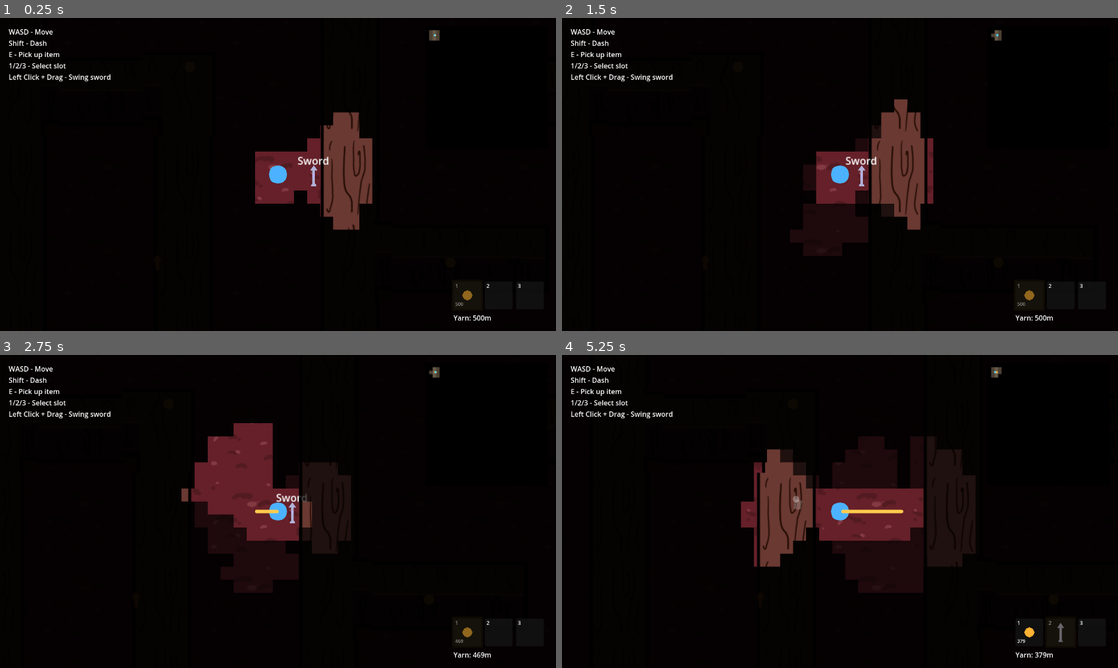
Above: before the commit, frames 1-4 (two rows, left to right).
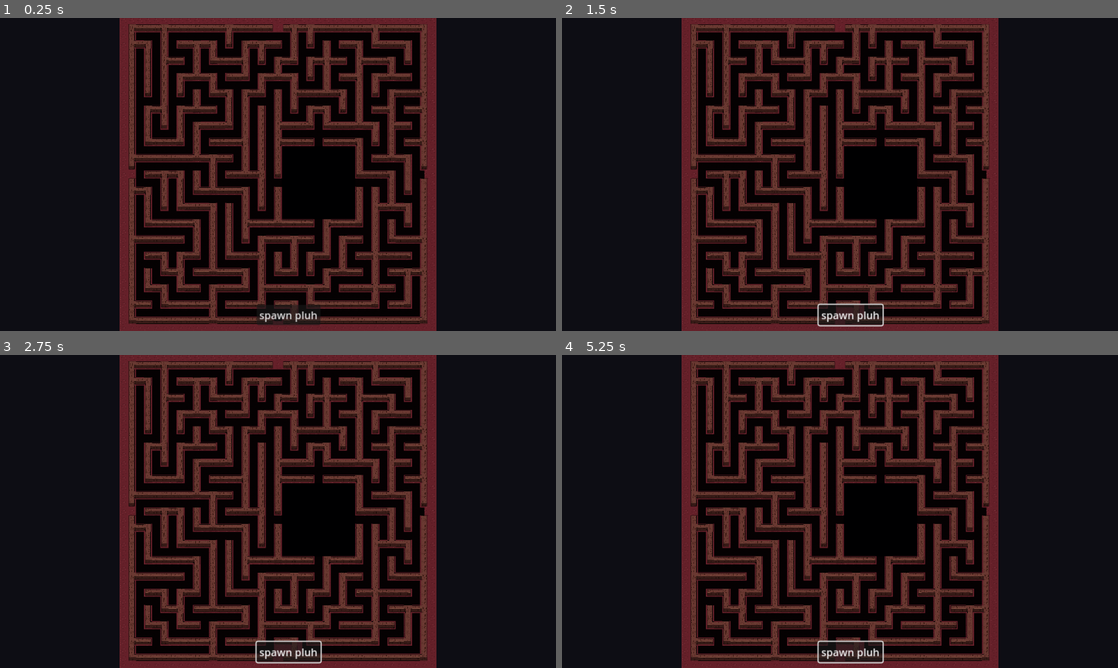
Above: after the commit, the same moments.

Repository: andye132/minos
Game: Godot game, scene res://scenes/puppetertesting.tscn
Two runs of this game, one before a commit and one after it. Both use one fixed random seed, a clock stepped at 60 frames per second and the inputs below. Before the commit the project starts from res://scenes/main.tscn.
Inputs (mouse positions are in pixels of both pictures, inside the frame that each line leads up to):
- Up to frame 1 (0.25 s): no input
- Up to frame 2 (1.5 s): click (851, 315) at 0.5 s, where only the run after the commit has a clickable "spawn pluh"; tap Enter at 1.25 s; move the mouse to (962, 158) at 1.27 s; press the mouse at (962, 158) at 1.28 s; hold D (move_right) from 1.28 s (still down)
- Up to frame 3 (2.75 s): release D (move_right) at 2 s; release the mouse at (400, 495) at 2 s; tap Space at 2 s; drag from (166, 527) to (166, 405) at 2.02 s
- Up to frame 4 (5.25 s): tap Enter at 2.75, 4.25 s; move the mouse to (895, 442) at 2.77 s; hold D (move_right) 2.78-3.5 s; tap E (interact) at 2.85 s; tap Space at 3.5 s; drag from (812, 574) to (728, 405) at 3.52 s; move the mouse to (1006, 558) at 4.27 s; hold A (move_left) 4.28-5 s; tap 2 (slot_2) at 4.35 s; drag from (673, 464) to (1051, 599) at 5.02 s

The runs differ from the first frame. In frame 1, 35% of the frame differs, in the area x 1-94%, y 0-100%; in frame 2, 36%; in frame 3, 37%; in frame 4, 38%.

Commit message:
Added puppetmaster fog of war TO USE: Run puppeteer testing scene

Diff:
--- a/project.godot
+++ b/project.godot
@@ -11,7 +11,7 @@
 [application]
 
 config/name="Maze Chase"
-run/main_scene="uid://bvn6nj66v4vsm"
+run/main_scene="uid://b2e6rinxur3pg"
 config/features=PackedStringArray("4.5", "Forward Plus")
 
 [autoload]
--- a/scenes/enemy.gd
+++ b/scenes/enemy.gd
@@ -5,6 +5,7 @@
 @export var pause_time := 1.0
 @export var stuck_time := 5.0
 @export var stuck_threshold := 2.0
+@export var vision_radius := 200.0  # how far this minion can see (for fog of war)
 
 @export var navigation_region_path: NodePath
 
@@ -85,3 +86,8 @@
 
 	agent.target_position = candidate
 	# Optional debug: print("Roaming target:", candidate)
+
+
+# Vision API for fog of war
+func get_vision_radius() -> float:
+	return vision_radius
--- a/scenes/puppeter.gd
+++ b/scenes/puppeter.gd
@@ -1,12 +1,34 @@
 extends Node2D
 
+const PuppeteerFogOfWarScript = preload("res://scripts/puppeteer_fog_of_war.gd")
+
 @onready var enemy_scene := preload("res://scenes/enemy.tscn")
-@onready var nav_region := get_parent().get_node("NavigationRegion2D")
-@onready var spawn_button := $CanvasLayer/VBoxContainer/SpawnEnemy  # adjust path to your button
+@onready var spawn_button := $CanvasLayer/VBoxContainer/SpawnEnemy
+@onready var camera := $Camera2D
+
+var nav_region: NavigationRegion2D
+var maze_ref: MazeGen
+var fog_of_war: PuppeteerFogOfWar
+
+# Tile size settings (should match maze)
+var base_tile_size: float = 160.0
+var world_scale: float = 0.8
+
 
 func _ready():
+	# Get references after node is in tree
+	nav_region = get_parent().get_node_or_null("NavigationRegion2D")
+	if nav_region:
+		maze_ref = nav_region.get_node_or_null("Mazetiles") as MazeGen
+
 	# Connect the button drag/drop signal
 	spawn_button.connect("spawn_requested", Callable(self, "_on_spawn_requested"))
+
+	# Setup camera to show full maze
+	_setup_camera()
+
+	# Setup fog of war for puppeteer view
+	_setup_fog_of_war()
 
 func _on_spawn_requested(pos: Vector2):
 	spawn_enemy(pos)
@@ -21,7 +43,63 @@
 					e.set_target(pos)
 
 func spawn_enemy(pos: Vector2):
+	if not nav_region:
+		return
+
 	var enemy = enemy_scene.instantiate()
 	enemy.global_position = pos
 	enemy.navigation_region_path = nav_region.get_path()
 	add_child(enemy)
+
+	# Register enemy as vision provider for fog of war
+	if fog_of_war:
+		fog_of_war.add_vision_provider(enemy)
+
+	# Clean up vision when enemy is removed
+	enemy.tree_exiting.connect(func(): _on_enemy_removed(enemy))
+
+
+func _on_enemy_removed(enemy: Node2D) -> void:
+	if fog_of_war and is_instance_valid(fog_of_war):
+		fog_of_war.remove_vision_provider(enemy)
+
+
+func _setup_camera() -> void:
+	if not camera or not maze_ref:
+		return
+
+	# Calculate maze dimensions in world coordinates
+	var world_tile_size = base_tile_size * world_scale  # 128 pixels per tile
+	var maze_width = maze_ref.x_dim * world_tile_size
+	var maze_height = maze_ref.y_dim * world_tile_size
+
+	# Center camera on maze
+	camera.position = Vector2(maze_width / 2, maze_height / 2)
+
+	# Calculate zoom to fit entire maze on screen with some padding
+	var viewport_size = get_viewport_rect().size
+	var padding = 1.1  # 10% padding
+	var zoom_x = viewport_size.x / (maze_width * padding)
+	var zoom_y = viewport_size.y / (maze_height * padding)
+	var zoom_val = min(zoom_x, zoom_y)
+
+	camera.zoom = Vector2(zoom_val, zoom_val)
+
+
+func _setup_fog_of_war() -> void:
+	if not nav_region:
+		print("Puppeteer fog of war: WARNING - nav_region is null, can't add fog!")
+		return
+
+	fog_of_war = PuppeteerFogOfWarScript.new()
+	fog_of_war.name = "PuppeteerFogOfWar"
+
+	if maze_ref:
+		fog_of_war.setup(maze_ref)
+		print("Puppeteer fog of war: maze_ref set, dimensions: ", maze_ref.x_dim, "x", maze_ref.y_dim)
+	else:
+		print("Puppeteer fog of war: WARNING - maze_ref is null!")
+
+	# Add fog as sibling to Mazetiles (inside NavigationRegion2D) so it renders on top
+	nav_region.add_child(fog_of_war)
+	print("Puppeteer fog of war added to NavigationRegion2D")
--- a/scenes/puppetertesting.tscn
+++ b/scenes/puppetertesting.tscn
@@ -6,9 +6,8 @@
 [node name="puppetertesting" type="Node2D"]
 
 [node name="NavigationRegion2D" type="NavigationRegion2D" parent="."]
-position = Vector2(2376, 1525)
 
 [node name="Mazetiles" parent="NavigationRegion2D" instance=ExtResource("2_r17wr")]
-position = Vector2(-2376, -1525)
+scale = Vector2(0.8, 0.8)
 
 [node name="puppeter" parent="." instance=ExtResource("1_t80wd")]
--- /dev/null
+++ b/scripts/puppeteer_fog_of_war.gd
@@ -0,0 +1,165 @@
+extends Node2D
+class_name PuppeteerFogOfWar
+
+# Reference to maze for wall detection
+var maze_ref: MazeGen
+
+# List of entities that provide vision (enemies)
+var vision_providers: Array = []
+
+# Fog settings
+@export var fog_color: Color = Color(0.0, 0.0, 0.0, 0.95)
+@export var revealed_color: Color = Color(0.0, 0.0, 0.0, 0.7)
+@export var default_vision_radius: float = 100.0  # Default vision AMNT for minions
+
+# Revealed cells for fog memory
+var revealed_cells: Dictionary = {}
+var cell_size: float = 64.0  # Cell size for tracking revealed areas
+
+# Tile size settings (should match maze)
+var base_tile_size: float = 160.0
+var world_scale: float = 0.8
+
+
+func _ready() -> void:
+	z_index = 90
+
+
+func setup(maze: MazeGen) -> void:
+	maze_ref = maze
+
+
+func _process(_delta: float) -> void:
+	_update_revealed_cells()
+	queue_redraw()
+
+
+func _update_revealed_cells() -> void:
+	# Reveal around each vision provider (enemy minion)
+	for provider in vision_providers:
+		if is_instance_valid(provider):
+			var vision_radius = default_vision_radius
+			if provider.has_method("get_vision_radius"):
+				vision_radius = provider.get_vision_radius()
+			_reveal_circle(provider.global_position, vision_radius)
+
+
+func _reveal_circle(center: Vector2, radius: float) -> void:
+	var check_dist = int(radius / cell_size) + 1
+	var center_cell = Vector2i(center / cell_size)
+
+	for dy in range(-check_dist, check_dist + 1):
+		for dx in range(-check_dist, check_dist + 1):
+			var cell = center_cell + Vector2i(dx, dy)
+			var cell_center = Vector2(cell) * cell_size + Vector2(cell_size / 2, cell_size / 2)
+
+			if center.distance_to(cell_center) < radius:
+				revealed_cells[cell] = true
+
+
+func _draw() -> void:
+	# Get camera for visible area calculation
+	var camera = get_viewport().get_camera_2d()
+	if not camera:
+		print("PuppeteerFog: No camera found!")
+		return
+
+	if not maze_ref:
+		print("PuppeteerFog: No maze_ref!")
+		return
+
+	var viewport_size = get_viewport_rect().size
+	var zoom = camera.zoom
+	var visible_size = viewport_size / zoom
+	var camera_pos = camera.global_position
+	var top_left = camera_pos - visible_size / 2 - Vector2(cell_size * 2, cell_size * 2)
+	var bottom_right = camera_pos + visible_size / 2 + Vector2(cell_size * 2, cell_size * 2)
+
+	# Draw fog for the entire maze area (not just visible cells)
+	# This ensures fog covers the maze regardless of camera position
+	var world_tile_size = base_tile_size * world_scale  # 128
+	var maze_width = maze_ref.x_dim * world_tile_size
+	var maze_height = maze_ref.y_dim * world_tile_size
+
+	# Calculate cell range for entire maze
+	var start_cell = Vector2i(0, 0)
+	var end_cell = Vector2i(maze_width / cell_size, maze_height / cell_size)
+
+	var drawn_count = 0
+	var wall_count = 0
+	var visible_count = 0
+
+	for cy in range(start_cell.y, end_cell.y + 1):
+		for cx in range(start_cell.x, end_cell.x + 1):
+			var cell = Vector2i(cx, cy)
+			var cell_pos = Vector2(cell) * cell_size
+			var cell_center = cell_pos + Vector2(cell_size / 2, cell_size / 2)
+
+			# Check if this cell is a wall - walls are always visible to puppeteer
+			if _is_wall_at_world_pos(cell_center):
+				wall_count += 1
+				continue  # Don't draw fog on walls
+
+			# Skip cells that are currently visible (within vision radius of a minion)
+			if _is_in_visible_area(cell_center):
+				visible_count += 1
+				continue
+
+			# Draw fog for non-visible cells
+			drawn_count += 1
+			var was_revealed = revealed_cells.has(cell)
+			if was_revealed:
+				draw_rect(Rect2(cell_pos, Vector2(cell_size, cell_size)), revealed_color)
+			else:
+				draw_rect(Rect2(cell_pos, Vector2(cell_size, cell_size)), fog_color)
+
+	# Debug output (print first 5 frames then every 120 frames)
+	var frame = Engine.get_frames_drawn()
+	if frame < 5 or frame % 120 == 0:
+		print("PuppeteerFog: drawn=", drawn_count, " walls=", wall_count, " visible=", visible_count, " cells_total=", (end_cell.x + 1) * (end_cell.y + 1))
+
+
+func _is_wall_at_world_pos(world_pos: Vector2) -> bool:
+	if not maze_ref:
+		return false
+
+	# Convert world position to tile position
+	var world_tile_size = base_tile_size * world_scale  # 128
+	var tile_x = int(world_pos.x / world_tile_size)
+	var tile_y = int(world_pos.y / world_tile_size)
+
+	return maze_ref.is_wall(Vector2i(tile_x, tile_y))
+
+
+func _is_in_visible_area(pos: Vector2) -> bool:
+	# Check if position is within vision radius of any minion
+	for provider in vision_providers:
+		if is_instance_valid(provider):
+			var vision_radius = default_vision_radius
+			if provider.has_method("get_vision_radius"):
+				vision_radius = provider.get_vision_radius()
+
+			if pos.distance_to(provider.global_position) < vision_radius * 1.2:
+				return true
+
+	return false
+
+
+# ===== PUBLIC API =====
+
+func add_vision_provider(provider: Node2D) -> void:
+	if provider not in vision_providers:
+		vision_providers.append(provider)
+
+
+func remove_vision_provider(provider: Node2D) -> void:
+	vision_providers.erase(provider)
+
+
+func is_position_revealed(world_pos: Vector2) -> bool:
+	var cell = Vector2i(world_pos / cell_size)
+	return revealed_cells.has(cell)
+
+
+func is_position_visible(world_pos: Vector2) -> bool:
+	return _is_in_visible_area(world_pos)
Not shown, added: scripts/puppeteer_fog_of_war.gd.uid
